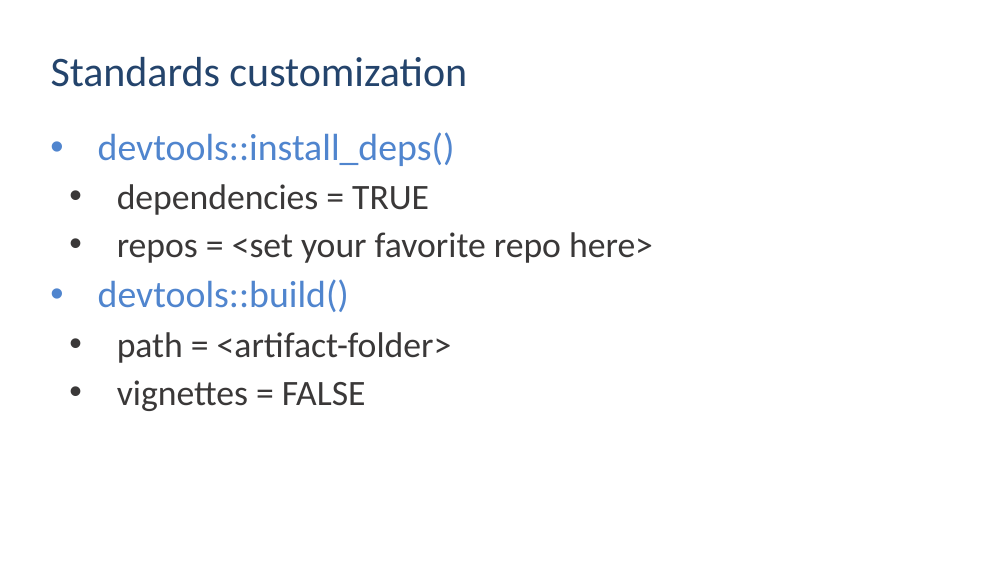
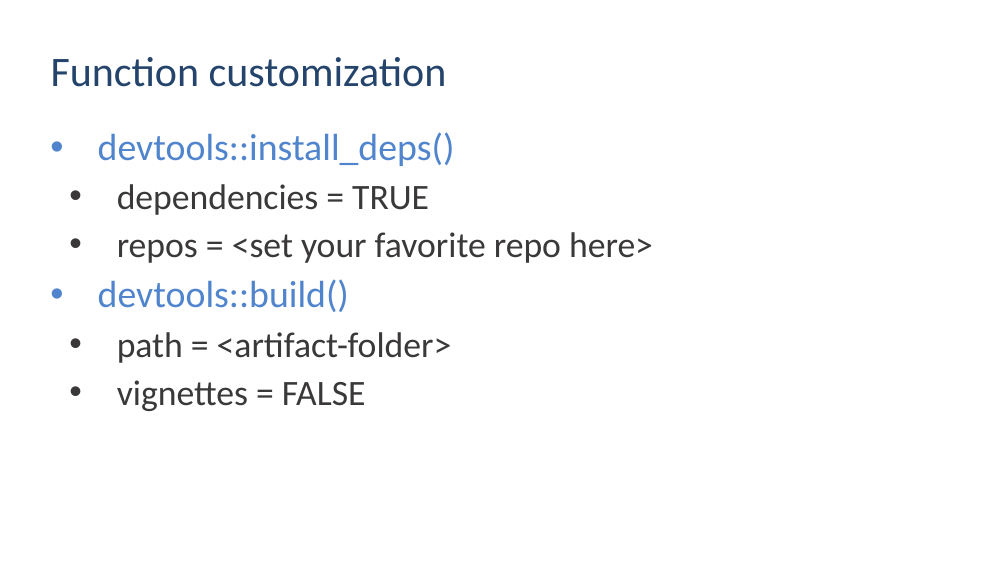
Before and after one commit to slc-rug/2022-11-02-bitbucket-and-r, a slide deck: slide 28 of Bitbucket with R.pptx. Drawn at 1008x567 pixels with LibreOffice and Linux fonts; fonts in the diff are those of the drawing; background and template pictures are left out. Boxes give left, top, right and bottom in pixels: in the first picture for what was removed or moved away, otherwise in the second. Text is boxed around its words. In the diff, an @@ line names an element or a change of style, - is before the commit and + after.

```diff
--- a/Bitbucket with R.pptx
+++ b/Bitbucket with R.pptx
@@ title at (x1=51, y1=57, x2=447, y2=87): text changed @@
-Standards customization
+Function customization
```
Also in this commit, not shown: 9 other slides changed, 2 slides added.
